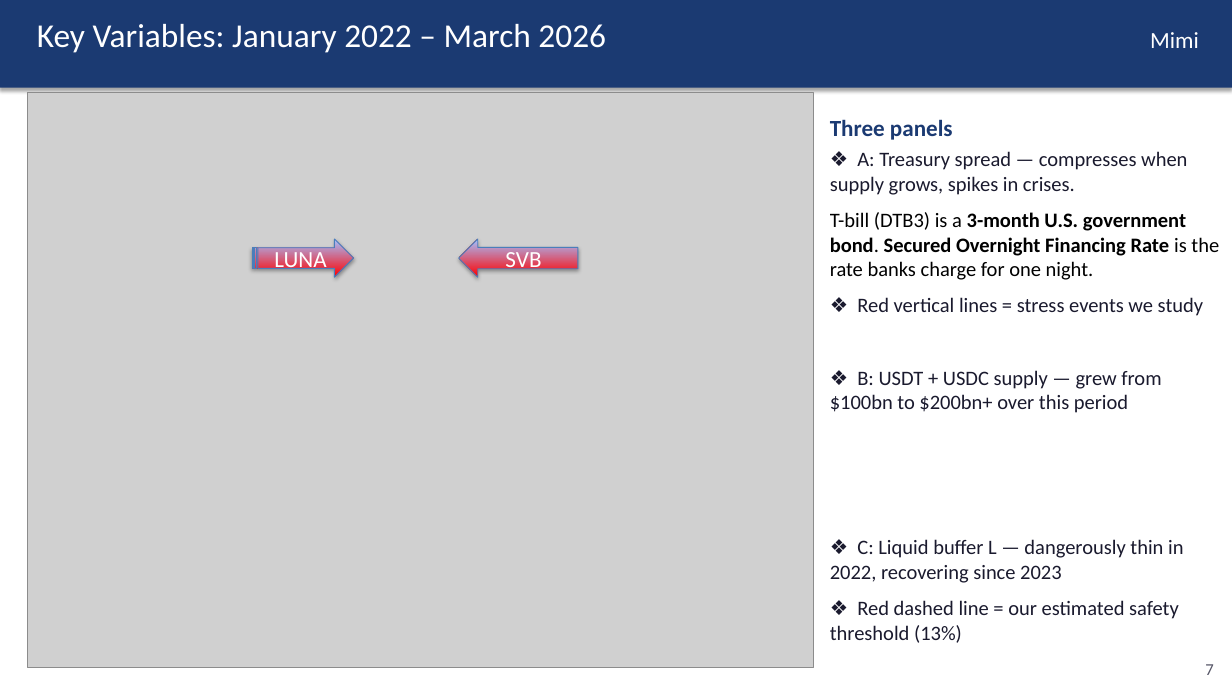
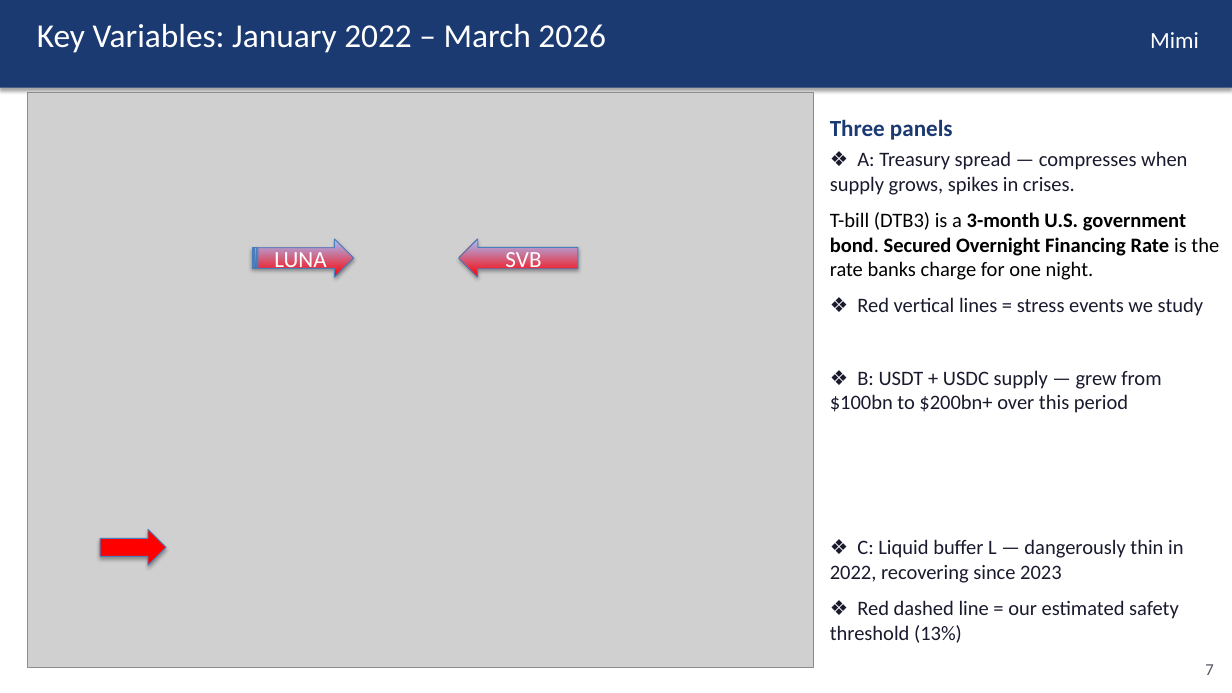
Before and after one commit to kimmireu0921/Stablecoins-and-the-Exorbitant-Privilege, a slide deck: slide 7 of FINAL_0512_Stablecoin_Exorbitant_Privilege.pptx. Drawn at 1232x693 pixels with LibreOffice and Linux fonts; fonts in the diff are those of the drawing; grey boxes stand for pictures. Boxes give left, top, right and bottom in pixels: in the first picture for what was removed or moved away, otherwise in the second. Text is boxed around its words. In the diff, an @@ line names an element or a change of style, - is before the commit and + after.

```diff
--- a/FINAL_0512_Stablecoin_Exorbitant_Privilege.pptx
+++ b/FINAL_0512_Stablecoin_Exorbitant_Privilege.pptx
@@ right arrow added at (100, 530, 165, 566), fill #FF0000, outline #4B7EBC 0.75 pt @@
```
Also in this commit, not shown: 3 other slides changed.
